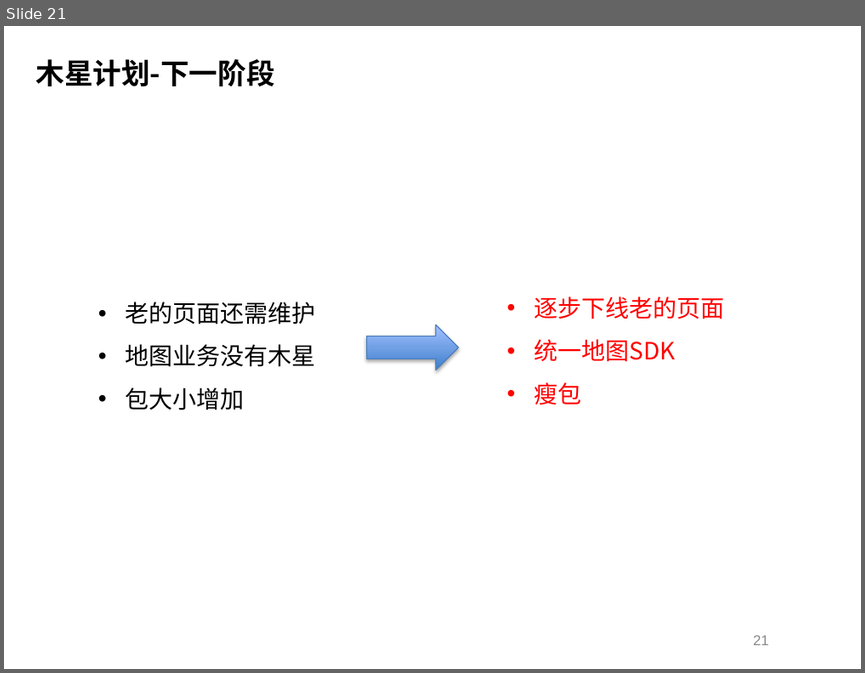
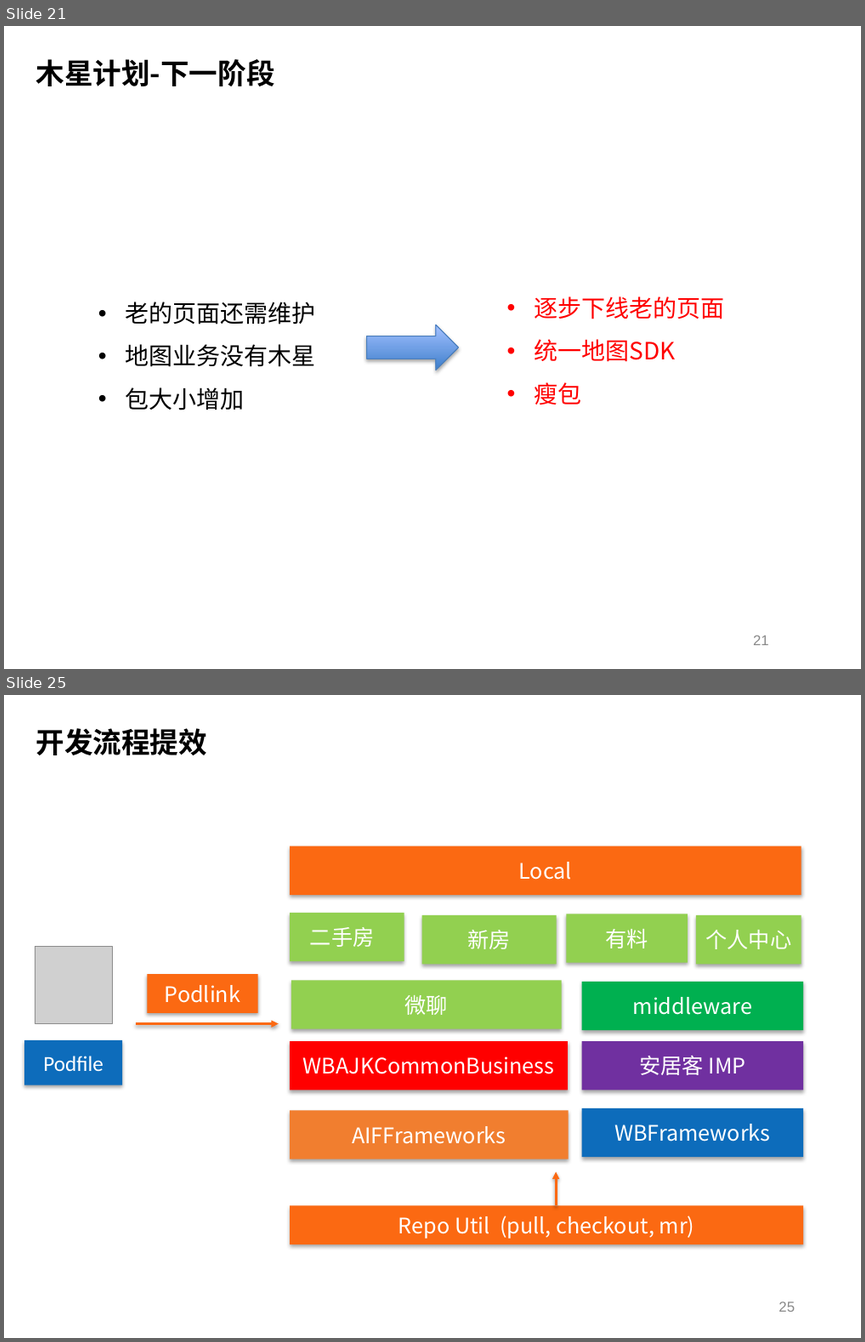
Before and after one commit to Geph0rce/Demo, a slide deck: documents/钱杰_2019年度总结述职报告.pptx. Shown one above the other, each under a label of ours: slide 21 before the commit, slides 21 and 25 after it; the slides between them are not shown. The pictures are 865x673 and 865x1342 pixels, drawn with LibreOffice and Linux fonts; fonts in the diff are those of the drawing; grey boxes stand for pictures; background and template pictures are left out. Boxes give left, top, right and bottom in pixels: in the first picture for what was removed or moved away, otherwise in the second. Text is boxed around its words. In the diff, an @@ line names an element or a change of style, - is before the commit and + after.

```diff
--- a/documents/钱杰_2019年度总结述职报告.pptx
+++ b/documents/钱杰_2019年度总结述职报告.pptx
@@ slide 25 added at [4,695,861,1338], background picture (left out) @@
@@ text added at [36,728,208,755], 24 pt, text #000000, bold @@
+开发流程提效
@@ rectangle added at [290,845,800,895], fill #FB6912, 18 pt, text #FFFFFF @@
+Local
@@ rectangle added at [290,913,404,961], fill #92D050, 18 pt, text #FFFFFF @@
+二手房
@@ rectangle added at [422,915,556,964], fill #92D050, 18 pt, text #FFFFFF @@
+新房
@@ rectangle added at [566,913,687,962], fill #92D050, 18 pt, text #FFFFFF @@
+有料
@@ rectangle added at [696,915,801,964], fill #92D050, 18 pt, text #FFFFFF @@
+个人中心
@@ picture added at [35,946,112,1023] @@
@@ rectangle added at [147,975,257,1013], fill #FB6912, 18 pt, text #FFFFFF @@
+Podlink
@@ rectangle added at [291,981,561,1029], fill #92D050, 18 pt, text #FFFFFF @@
+微聊
@@ rectangle added at [581,981,803,1030], fill #00B050, 18 pt, text #FFFFFF @@
+middleware
@@ arrow added from (136, 1024) to (279, 1024), #FB6912 2 pt @@
@@ rectangle added at [24,1040,122,1085], fill #0D6CBB, 18 pt, text #FFFFFF @@
+Podfile
@@ rectangle added at [290,1041,567,1090], fill #FF0000, 18 pt, text #FFFFFF @@
+WBAJKCommonBusiness
@@ rectangle added at [581,1041,803,1090], fill #7030A0, 18 pt, text #FFFFFF @@
+安居客 IMP
@@ rectangle added at [290,1110,568,1158], fill #F17E2F, 18 pt, text #FFFFFF @@
+AIFFrameworks
@@ rectangle added at [581,1108,803,1157], fill #0D6CBB, 18 pt, text #FFFFFF @@
+WBFrameworks
@@ arrow added from (556, 1206) to (556, 1171), #FB6912 2 pt @@
@@ rectangle added at [290,1206,802,1244], fill #FB6912, 18 pt, text #FFFFFF @@
+Repo Util (pull, checkout, mr)
@@ page number added at [778,1301,794,1311], 12 pt, text #898989 @@
+25
```
Also in this commit, not shown: 6 slides changed, 6 other slides added, 1 other file.
